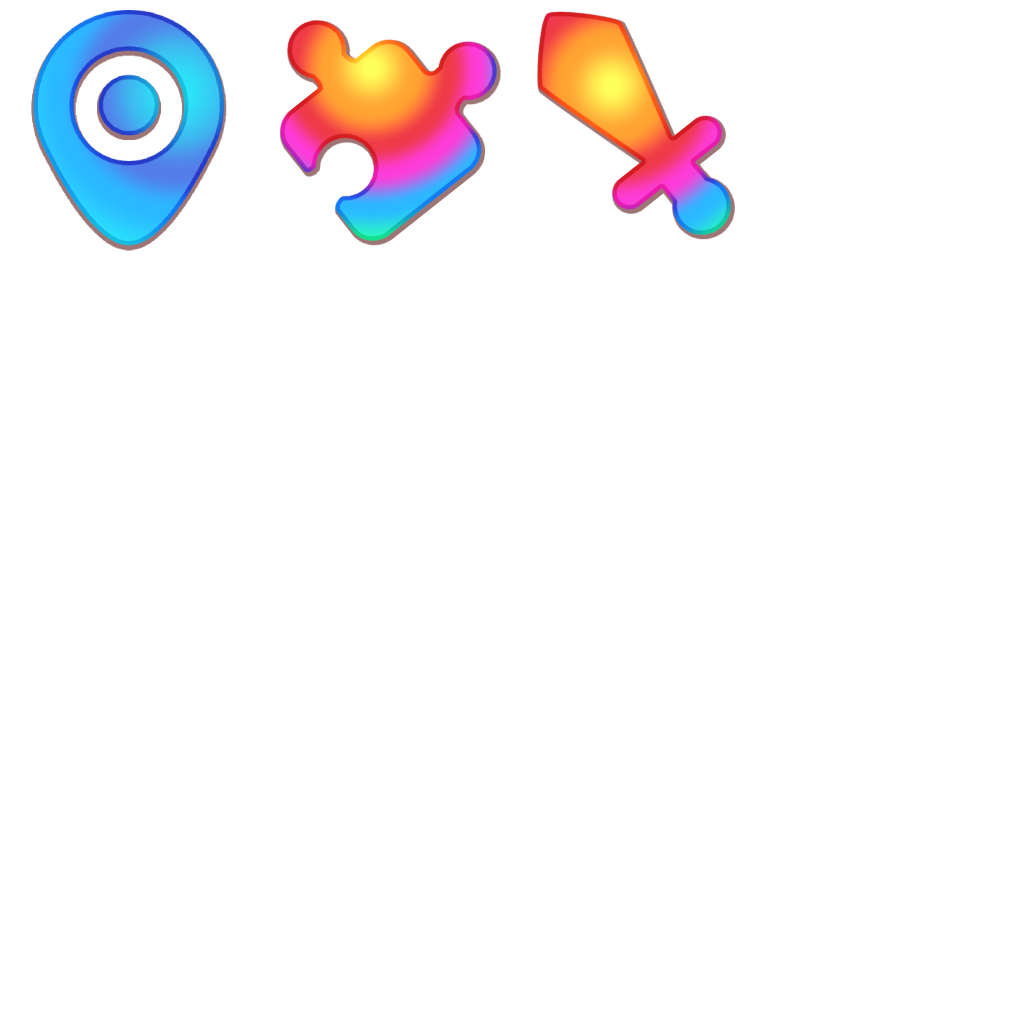
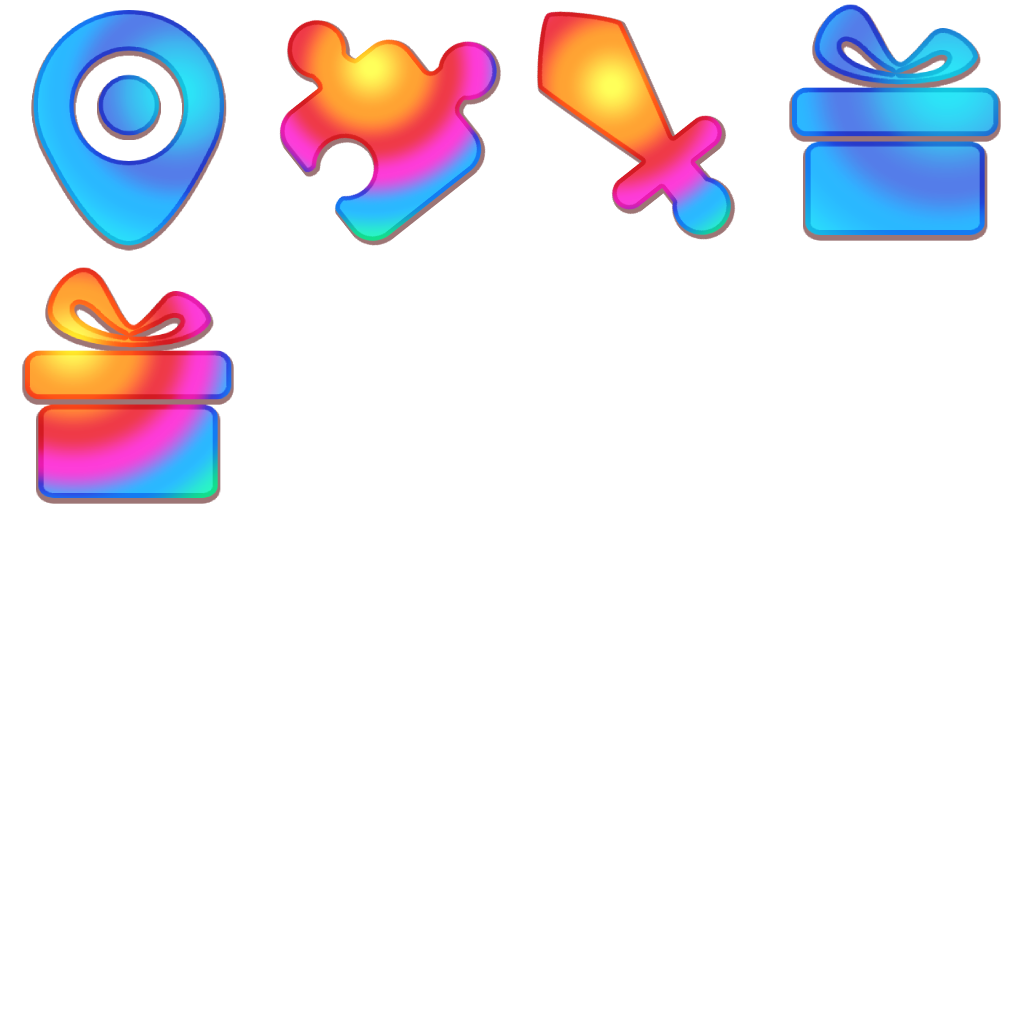
Layered file, before and after one edit (1024×1024). Changes by layer:
added layer "Shape 1 copy" above "Shape 1" over [22, 267, 234, 504]
added layer "Shape 1" above "Fight" over [789, 4, 1001, 241]
